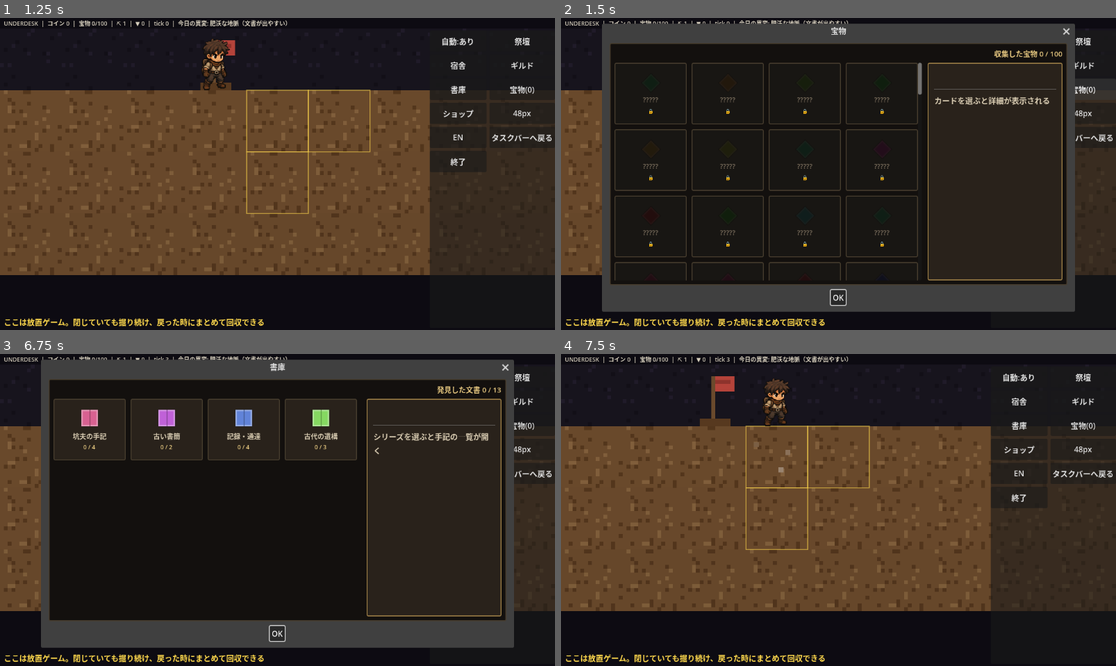
Above: before the commit, frames 1-4 (two rows, left to right).
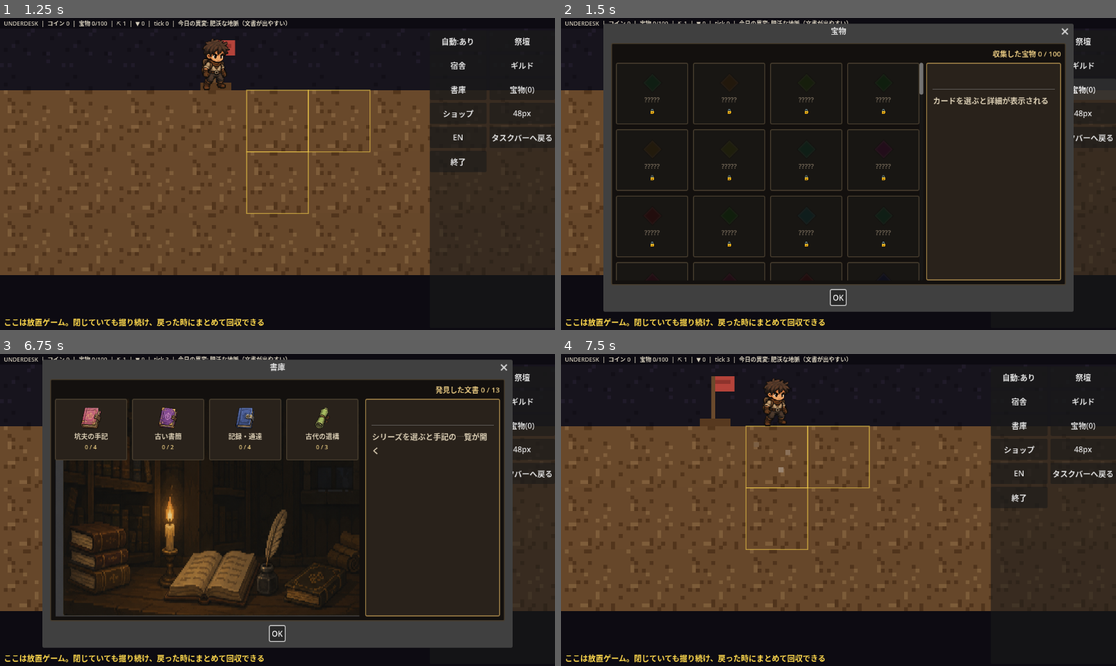
Above: after the commit, the same moments.

Repository: jinsei0604/UnderDesk
Game: Godot game, scene res://src/ui/main.tscn
Same seed, same stepped clock (60 frames per second), same inputs: the game is played once before the commit and once after it.
Inputs (mouse positions are in pixels of both pictures, inside the frame that each line leads up to):
- Up to frame 1 (1.25 s): tap Enter at 0.5 s; drag from (111, 33) to (133, 27) at 0.52 s
- Up to frame 2 (1.5 s): click "宝物(0)" at 1.25 s
- Up to frame 3 (6.75 s): click "OK" at 2 s; click "自動:あり" at 2.75 s; click "自動:なし" at 3.5 s; click "祭壇" at 4.25 s; click "宿舎" at 5 s; click "ギルド" at 5.75 s; click "書庫" at 6.5 s
- Up to frame 4 (7.5 s): click "OK" at 7.25 s

Frame 1 is identical in both runs. In frame 2, 3.9% of the frame differs, in the area x 7-93%, y 1-95%; in frame 3, 12%; in frame 4, nothing differs.

Commit message:
Wire the user's archive/library art into the game (icons + backdrop)
Extracts the 4 series icons (journal/letters/records/ruins) and the
library-desk background from the user's UI mockup and drops them into
assets/art/ under the existing naming convention. Adds background
support to UDCardDialog (set_background) and a series_ids param to
UDArtLibrary.load_default() so the shelf icons resolve. First of the
six planned dialog-background swaps; the mechanism (dialog_bg_<name>)
is ready for the remaining five once their art arrives.

Diff:
--- a/src/ui/art_library.gd
+++ b/src/ui/art_library.gd
@@ -9,6 +9,9 @@
 ##   minion_0.png .. minion_5.png  (variant = minion id % 6)
 ##   room_<room_id>.png  (e.g. room_dorm.png)
 ##   depot.png
+##   dialog_bg_<archive|treasure|shop|altar|guild|dorm>.png
+##   (illustrated backdrop behind a UDCardDialog's card grid)
+##   series_<series_id>.png  (e.g. series_journal.png, the archive shelf icon)
 ##
 ## Frame animation: add <key>_f2.png, <key>_f3.png, ... and the sprite
 ## cycles through them automatically (the base file is frame 1).
@@ -32,11 +35,14 @@
 	item_ids: Array[String] = [],
 	shop_ids: Array[String] = [],
 	doc_ids: Array[String] = [],
+	series_ids: Array[String] = [],
 ) -> UDArtLibrary:
 	var lib := UDArtLibrary.new()
 	var keys: Array[String] = [
 		"terrain_soil", "terrain_rock", "terrain_wetrock",
 		"terrain_ruinstone", "terrain_air", "depot",
+		"dialog_bg_archive", "dialog_bg_treasure", "dialog_bg_shop",
+		"dialog_bg_altar", "dialog_bg_guild", "dialog_bg_dorm",
 	]
 	for i in MINION_VARIANTS:
 		keys.append("minion_%d" % i)
@@ -48,6 +54,8 @@
 		keys.append("shop_%s" % shop_id)
 	for doc_id in doc_ids:
 		keys.append(doc_id)
+	for series_id in series_ids:
+		keys.append("series_%s" % series_id)
 	for key in keys:
 		var frames: Array = []
 		var base_path := "%s/%s.png" % [ART_DIR, key]
--- a/src/ui/card_dialog.gd
+++ b/src/ui/card_dialog.gd
@@ -30,6 +30,7 @@
 var _progress_label: Label
 var _back_button: Button
 var _grid: GridContainer
+var _background_rect: TextureRect
 var _detail_icon: TextureRect
 var _detail_title: Label
 var _detail_body: RichTextLabel
@@ -79,11 +80,22 @@
 	body.size_flags_vertical = Control.SIZE_EXPAND_FILL
 	column.add_child(body)
 
+	var card_area := Control.new()
+	card_area.size_flags_horizontal = Control.SIZE_EXPAND_FILL
+	card_area.size_flags_vertical = Control.SIZE_EXPAND_FILL
+	body.add_child(card_area)
+
+	_background_rect = TextureRect.new()
+	_background_rect.set_anchors_preset(Control.PRESET_FULL_RECT)
+	_background_rect.expand_mode = TextureRect.EXPAND_IGNORE_SIZE
+	_background_rect.stretch_mode = TextureRect.STRETCH_SCALE
+	_background_rect.visible = false
+	card_area.add_child(_background_rect)
+
 	var scroll := ScrollContainer.new()
-	scroll.size_flags_horizontal = Control.SIZE_EXPAND_FILL
-	scroll.size_flags_vertical = Control.SIZE_EXPAND_FILL
+	scroll.set_anchors_preset(Control.PRESET_FULL_RECT)
 	scroll.horizontal_scroll_mode = ScrollContainer.SCROLL_MODE_DISABLED
-	body.add_child(scroll)
+	card_area.add_child(scroll)
 
 	_grid = GridContainer.new()
 	_grid.columns = GRID_COLUMNS
@@ -139,6 +151,13 @@
 
 func set_progress(text: String) -> void:
 	_progress_label.text = text
+
+
+## Optional illustrated backdrop behind the card grid (e.g. the archive's
+## library-desk scene). Pass null to fall back to the plain cabinet panel.
+func set_background(tex: Texture2D) -> void:
+	_background_rect.texture = tex
+	_background_rect.visible = tex != null
 
 
 ## Shows the "back to series" button on nested pages (archive shelves).
--- a/src/ui/main.gd
+++ b/src/ui/main.gd
@@ -118,11 +118,14 @@
 	facility_db = UDShopDB.load_from_dir("res://data/facilities")
 	item_db = UDItemDB.load_from_dir("res://data/items")
 	shop_db = UDShopDB.load_from_dir("res://data/shop")
+	doc_series = UDDataLoader.load_json_dir("res://data/series")
+	var series_ids: Array[String] = []
+	for def: Variant in doc_series:
+		series_ids.append(str((def as Dictionary)["id"]))
 	art = UDArtLibrary.load_default(
-		facility_db.all_ids(), item_db.all_ids(), shop_db.all_ids(), doc_db.all_ids()
+		facility_db.all_ids(), item_db.all_ids(), shop_db.all_ids(), doc_db.all_ids(), series_ids
 	)
 	achievements = UDAchievements.load_default(UDPlatform.create())
-	doc_series = UDDataLoader.load_json_dir("res://data/series")
 	anomalies = UDDataLoader.load_json_dir("res://data/anomalies")
 	for anomaly: Variant in anomalies:
 		_anomaly_by_id[(anomaly as Dictionary)["id"]] = anomaly
@@ -848,6 +851,7 @@
 	_archive_dialog = UDCardDialog.create(locale.text("UI_ARCHIVE"), false)
 	_archive_dialog.card_selected.connect(_on_archive_card_selected)
 	_archive_dialog.back_pressed.connect(_show_archive_series_shelf)
+	_archive_dialog.set_background(art.texture("dialog_bg_archive"))
 	add_child(_archive_dialog)
 
 
Binary file added: assets/art/dialog_bg_archive.png
Not shown, added: assets/art/dialog_bg_archive.png.import
Binary file added: assets/art/series_journal.png
Not shown, added: assets/art/series_journal.png.import
Binary file added: assets/art/series_letters.png
Not shown, added: assets/art/series_letters.png.import
Binary file added: assets/art/series_records.png
Not shown, added: assets/art/series_records.png.import
Binary file added: assets/art/series_ruins.png
Not shown, added: assets/art/series_ruins.png.import
Not shown, changed: CLAUDE.md
